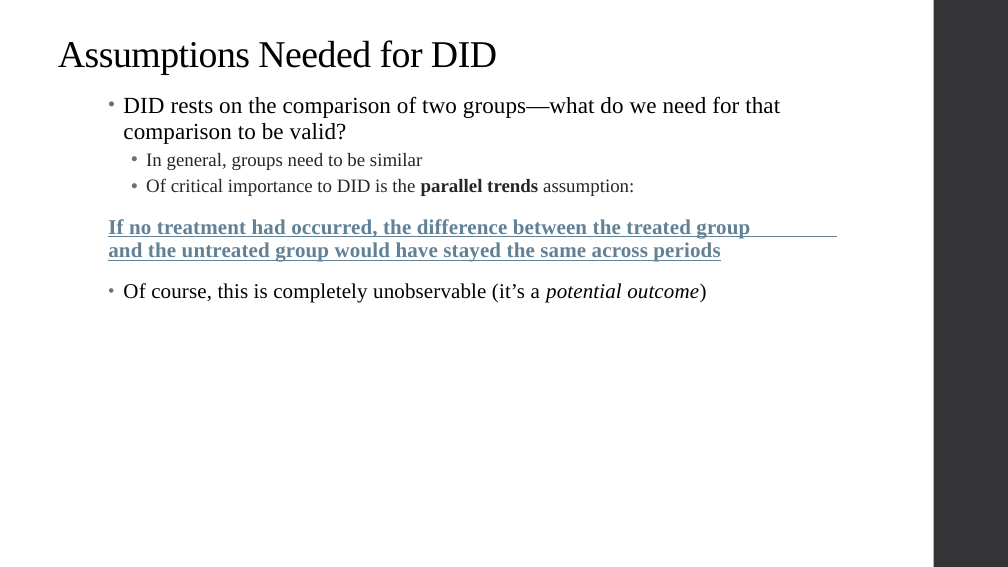
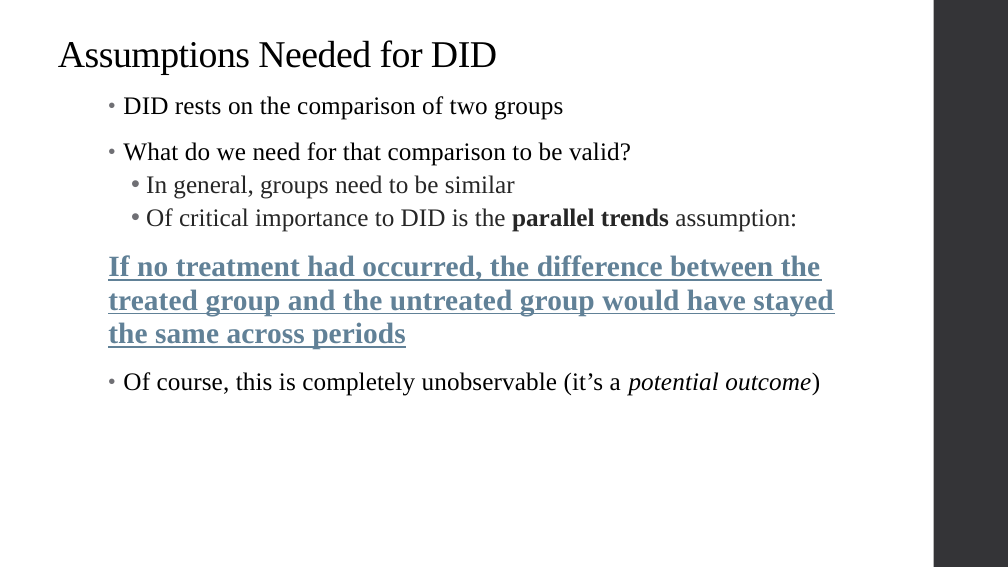
Before and after one commit to qiufei/fork-HAD5744, a slide deck: slide 26 of Lecture09_DifferenceinDifferences/Lecture9_DiD_2022F.pptx (slide 23 before the commit). Drawn at 1008x567 pixels with LibreOffice and Linux fonts; fonts in the diff are those of the drawing. Boxes give left, top, right and bottom in pixels: in the first picture for what was removed or moved away, otherwise in the second. Text is boxed around its words. In the diff, an @@ line names an element or a change of style, - is before the commit and + after.

```diff
--- a/Lecture09_DifferenceinDifferences/Lecture9_DiD_2022F.pptx
+++ b/Lecture09_DifferenceinDifferences/Lecture9_DiD_2022F.pptx
@@ text at [123, 96, 631, 166]: text changed; size 22 to 24 pt @@
-• DID rests on the comparison of two groups—what do we need for that comparison to be valid?
+• DID rests on the comparison of two groups
+• What do we need for that comparison to be valid?
@@ text at [108, 175, 833, 396]: size 18 to 24 pt in "In general, groups need to be similar", "Of critical importance to DID is the ..."; size 20 to 28 pt in "If no treatment had occurred, the difference ..."; size 20 to 24 pt in "Of course, this is completely unobservable (it’s ..." @@
```
Also in this commit, not shown: 22 other slides changed, 7 slides added, 9 other files.
